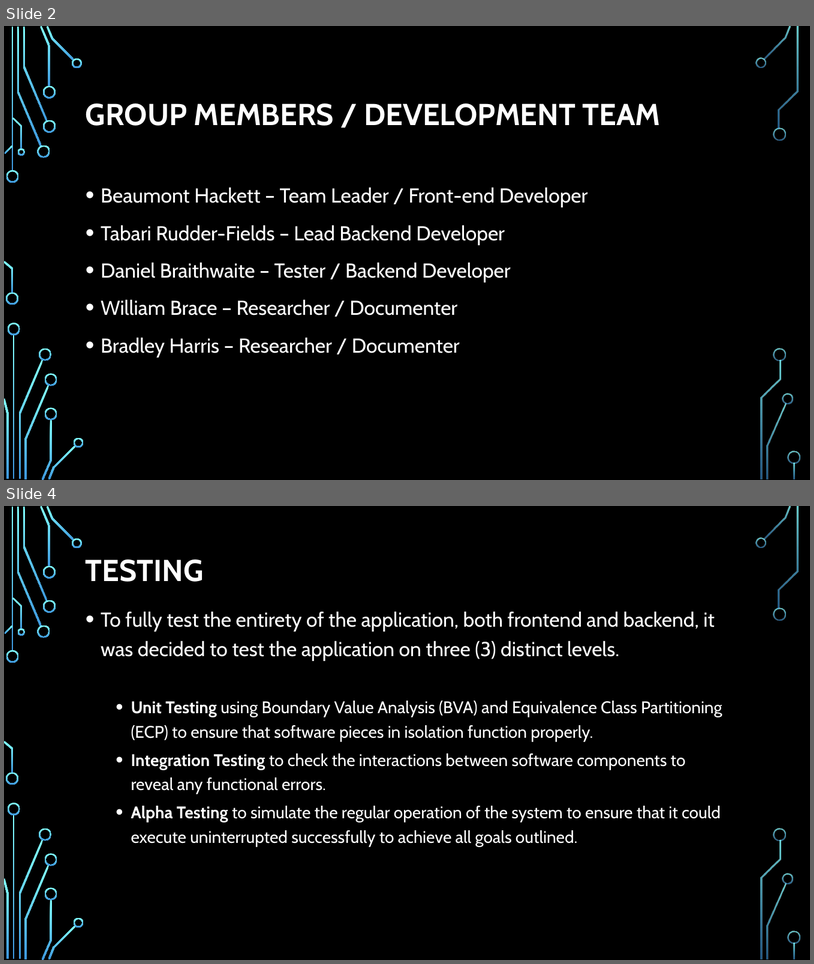
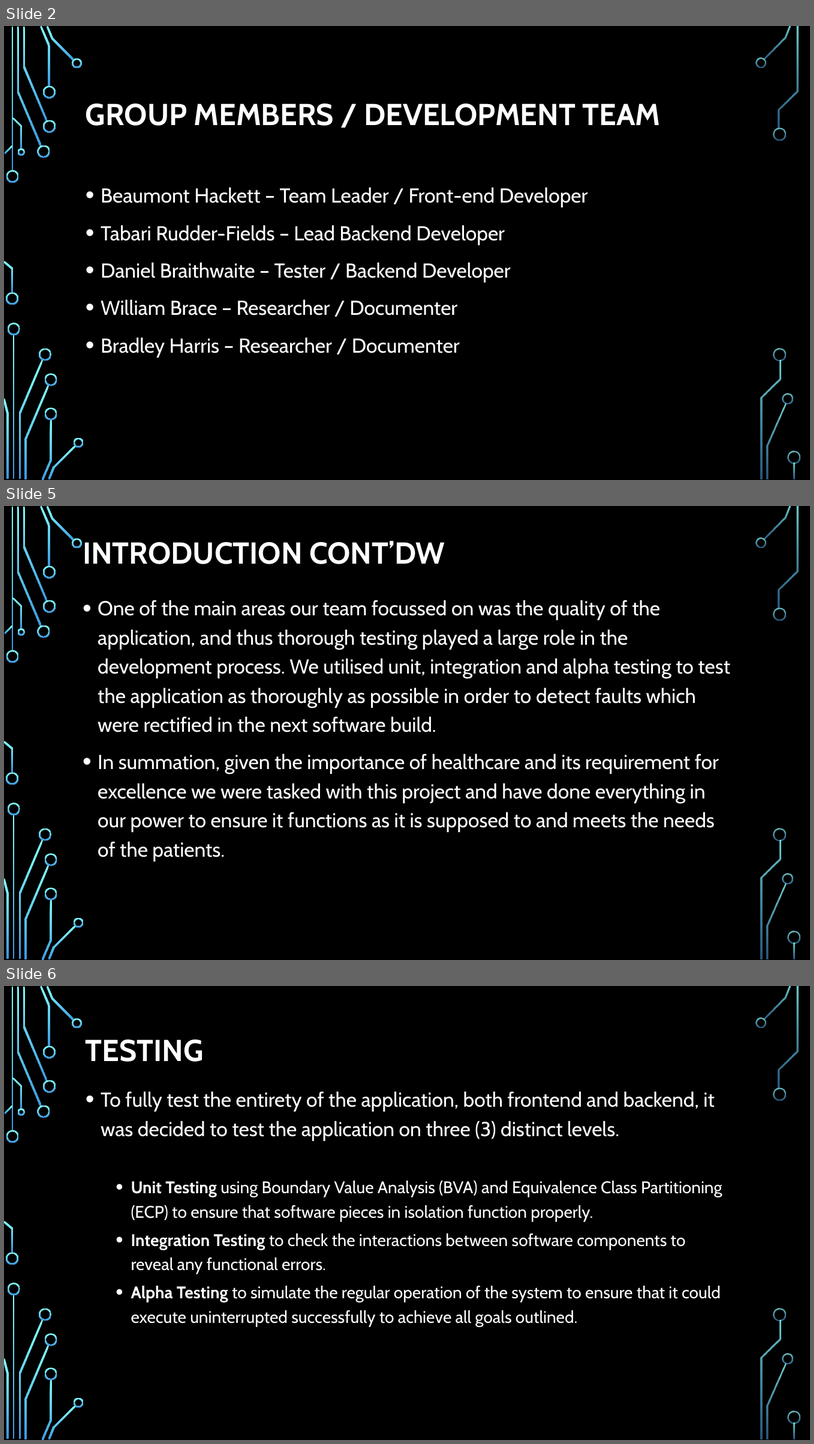
Before and after one commit to trf213/SQA, a slide deck: Documentation/Group Presentation.pptx. Shown one above the other, each under a label of ours: slides 2 and 4 before the commit, slides 2, 5 and 6 after it; the slides between them are not shown. The pictures are 814x964 and 814x1444 pixels, drawn with LibreOffice and Linux fonts; fonts in the diff are those of the drawing; background and template pictures are left out. Boxes give left, top, right and bottom in pixels: in the first picture for what was removed or moved away, otherwise in the second. Text is boxed around its words. In the diff, an @@ line names an element or a change of style, - is before the commit and + after.

```diff
--- a/Documentation/Group Presentation.pptx
+++ b/Documentation/Group Presentation.pptx
@@ slide 5 added at bbox=[4, 506, 810, 960], background picture (left out); not listed: 36 template elements that a slide beside it also shows @@
@@ title added at bbox=[83, 541, 445, 564], 36 pt, text #FFFFFF, bold @@
+INTRODUCTION CONT’DW
@@ text added at bbox=[98, 600, 731, 861], 24 pt, text #FFFFFF @@
+• One of the main areas our team focussed on was the quality of the application, and thus thorough testing played a large role in the development process. We utilised unit, integration and alpha testing to test the application as thoroughly as possible in order to detect faults which were rectified in the next software build.
+• In summation, given the importance of healthcare and its requirement for excellence we were tasked with this project and have done everything in our power to ensure it functions as it is supposed to and meets the needs of the patients.
@@ what was slide 4 is now slide 6 @@
```
Also in this commit, not shown: 2 other slides added, 1 slide removed, 1 other file.
